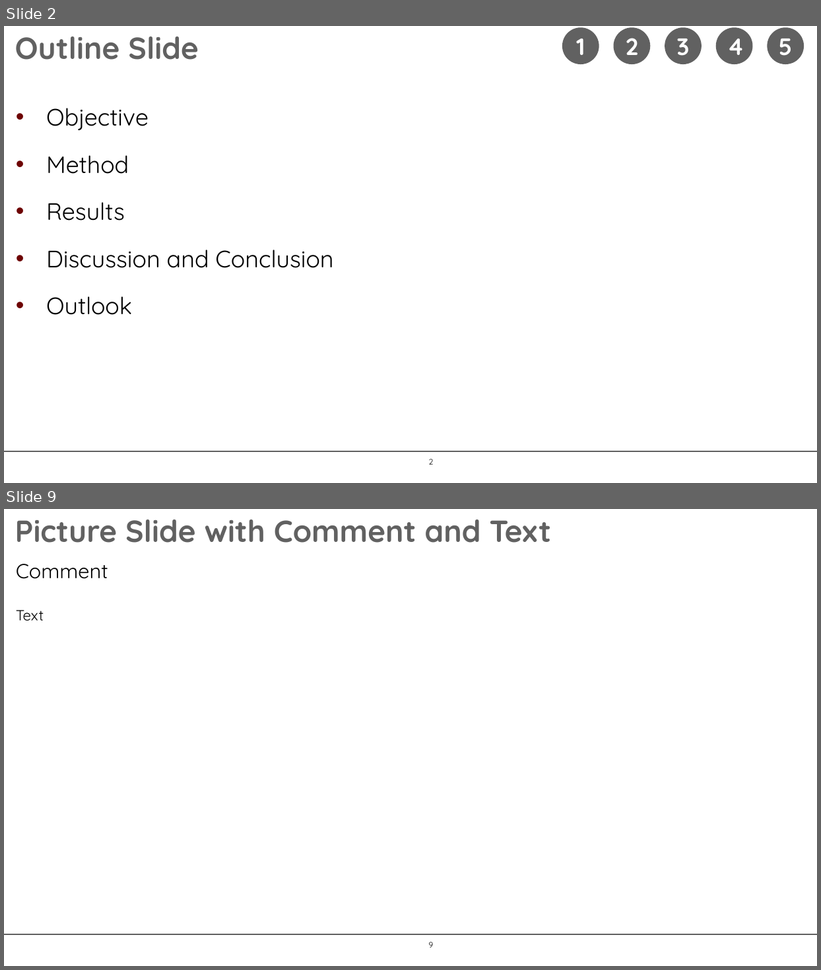
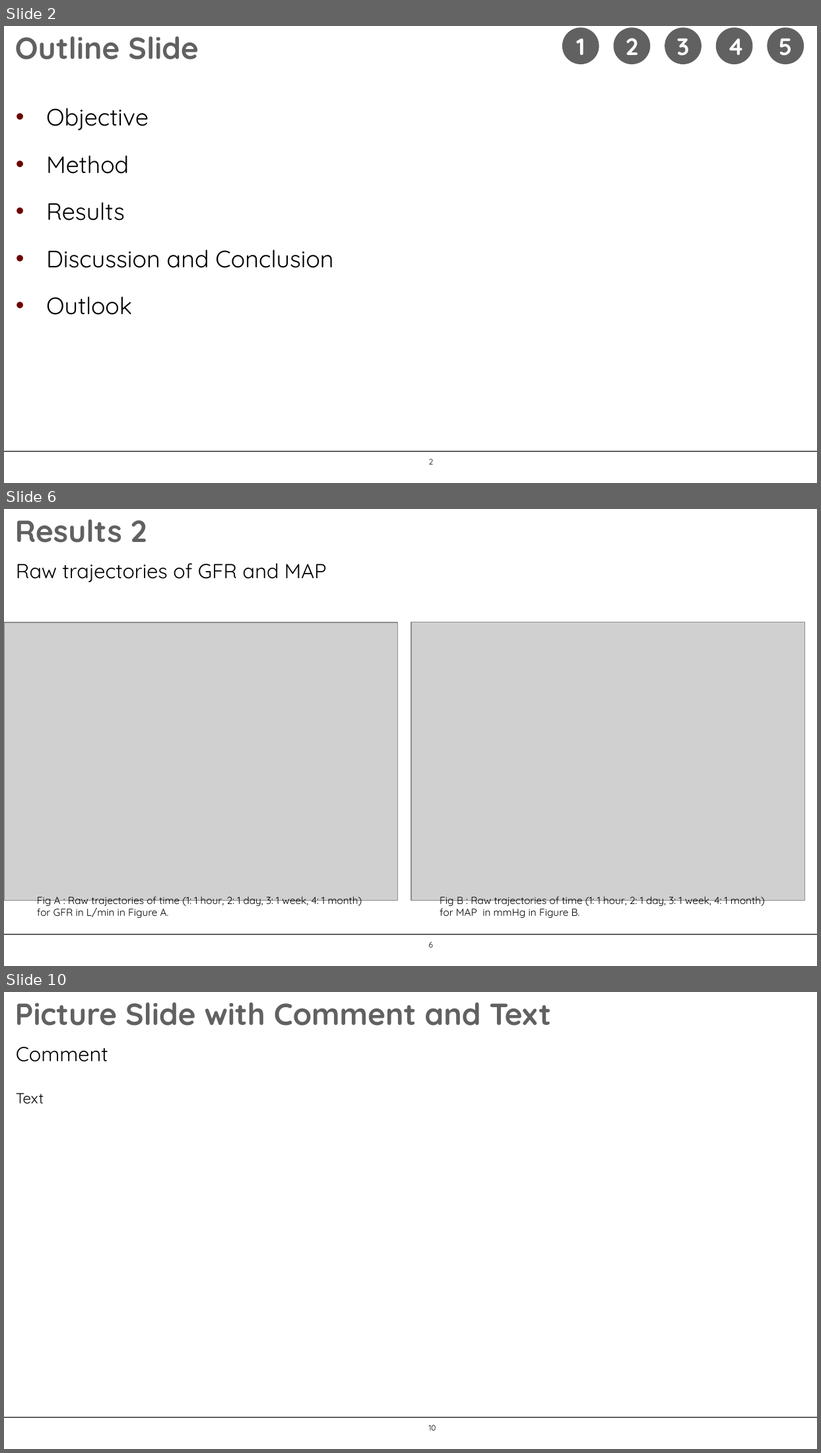
Before and after one commit to audreyyeoCH/AI_Kidneyproject, a slide deck: retreatJan8nccr/retreatposter.pptx. Shown one above the other, each under a label of ours: slides 2 and 9 before the commit, slides 2, 6 and 10 after it; the slides between them are not shown. The pictures are 821x970 and 821x1453 pixels, drawn with LibreOffice and Linux fonts; fonts in the diff are those of the drawing; grey boxes stand for pictures; background and template pictures are left out. Boxes give left, top, right and bottom in pixels: in the first picture for what was removed or moved away, otherwise in the second. Text is boxed around its words. In the diff, an @@ line names an element or a change of style, - is before the commit and + after.

```diff
--- a/retreatJan8nccr/retreatposter.pptx
+++ b/retreatJan8nccr/retreatposter.pptx
@@ slide 6 added at (x1=4, y1=509, x2=817, y2=966), background #FFFFFF; not listed: 2 template elements that a slide beside it also shows @@
@@ text added at (x1=15, y1=520, x2=147, y2=543), 27 pt, text #616161, bold @@
+Results 2
@@ text added at (x1=16, y1=563, x2=327, y2=582), 18 pt, text #000000 @@
+Raw trajectories of GFR and MAP
@@ picture added at (x1=4, y1=623, x2=397, y2=901) @@
@@ picture added at (x1=411, y1=623, x2=805, y2=901) @@
@@ text added at (x1=37, y1=896, x2=362, y2=918), 9 pt, text #000000 @@
+Fig A : Raw trajectories of time (1: 1 hour, 2: 1 day, 3: 1 week, 4: 1 month)
+for GFR in L/min in Figure A.
@@ text added at (x1=440, y1=896, x2=765, y2=918), 9 pt, text #000000 @@
+Fig B : Raw trajectories of time (1: 1 hour, 2: 1 day, 3: 1 week, 4: 1 month)
+for MAP in mmHg in Figure B.
@@ what was slide 9 is now slide 10 @@
@@ page number at (x1=429, y1=1425, x2=436, y2=1431): text changed @@
-9
+10
```
Also in this commit, not shown: 7 slides changed.
